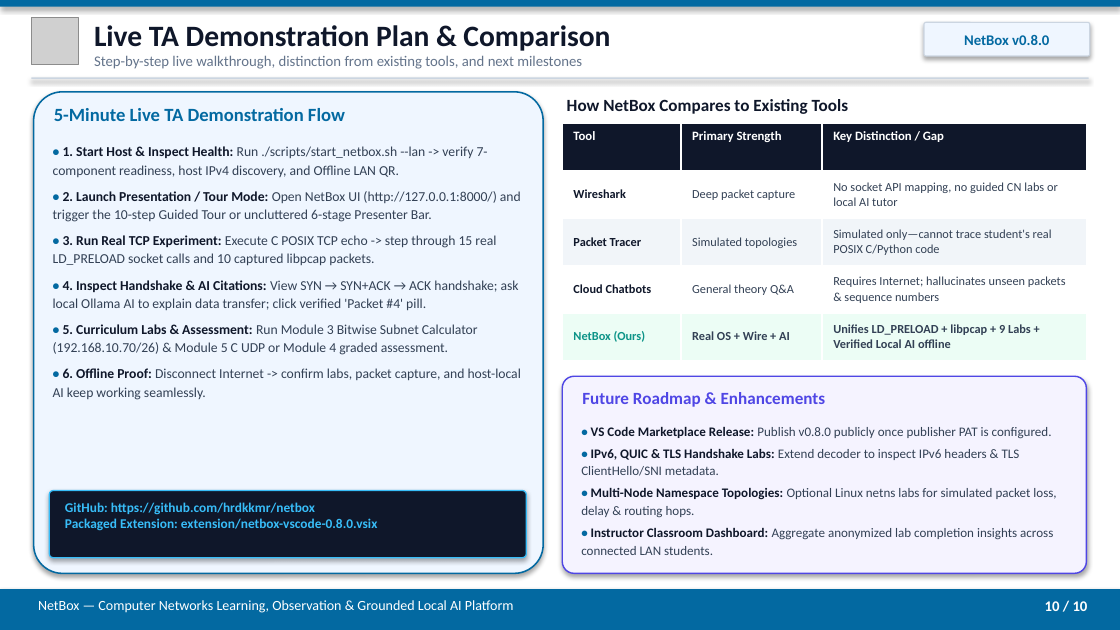
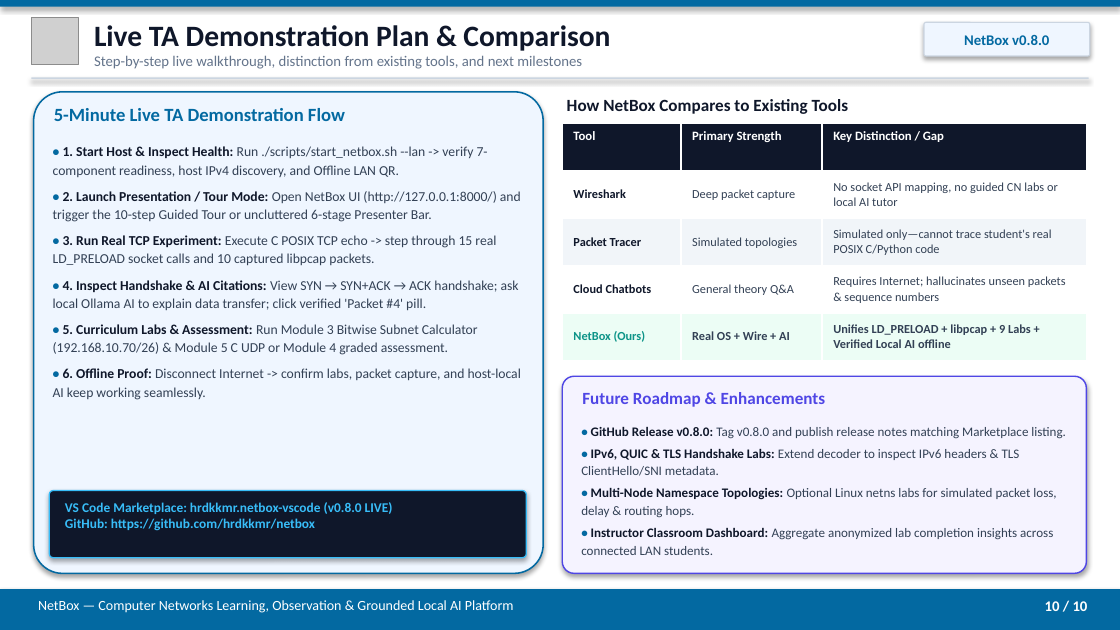
Before and after one commit to hrdkkmr/netbox, a slide deck: slide 10 of NetBox_Presentation.pptx. Drawn at 1120x630 pixels with LibreOffice and Linux fonts; fonts in the diff are those of the drawing; grey boxes stand for pictures. Boxes give left, top, right and bottom in pixels: in the first picture for what was removed or moved away, otherwise in the second. Text is boxed around its words. In the diff, an @@ line names an element or a change of style, - is before the commit and + after.

Commit message:
Publish NetBox v0.8.0 to VS Code Marketplace (hrdkkmr.netbox-vscode)

```diff
--- a/NetBox_Presentation.pptx
+++ b/NetBox_Presentation.pptx
@@ text at (591, 427, 1065, 439): text changed @@
-• VS Code Marketplace Release: Publish v0.8.0 publicly once publisher PAT is configured.
+• GitHub Release v0.8.0: Tag v0.8.0 and publish release notes matching Marketplace listing.
@@ text at (65, 502, 393, 531): text changed @@
-GitHub: https://github.com/hrdkkmr/netbox
-Packaged Extension: extension/netbox-vscode-0.8.0.vsix
+VS Code Marketplace: hrdkkmr.netbox-vscode (v0.8.0 LIVE)
+GitHub: https://github.com/hrdkkmr/netbox
```
Also in this commit, not shown: 1 other slide changed, 4 other files.
